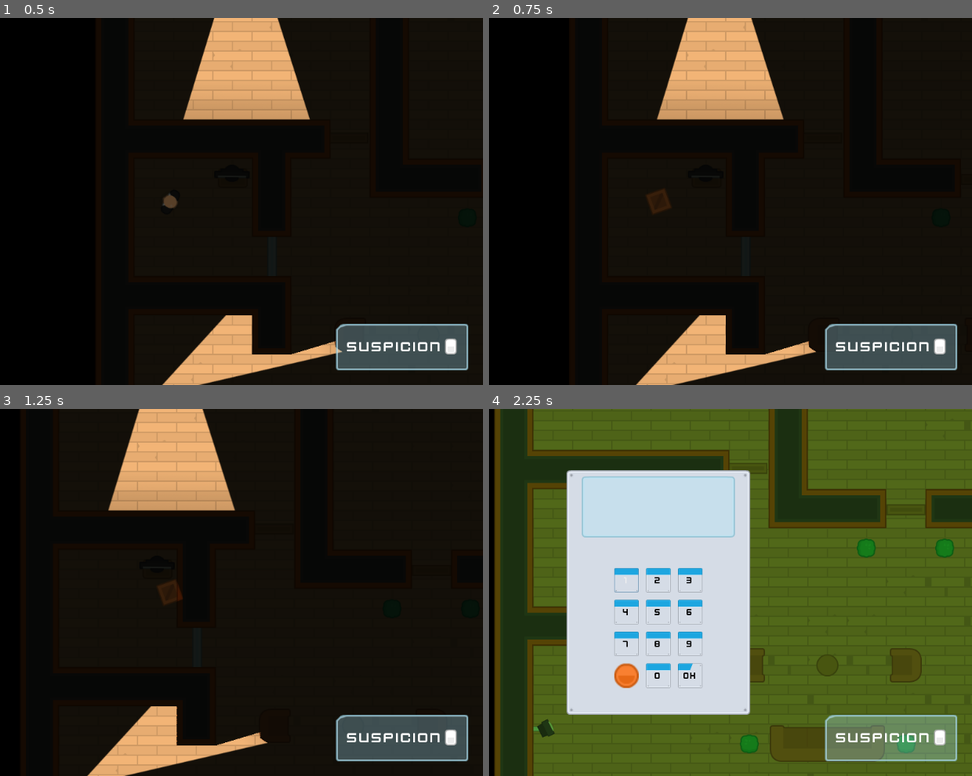
Above: before the commit, frames 1-4 (two rows, left to right).
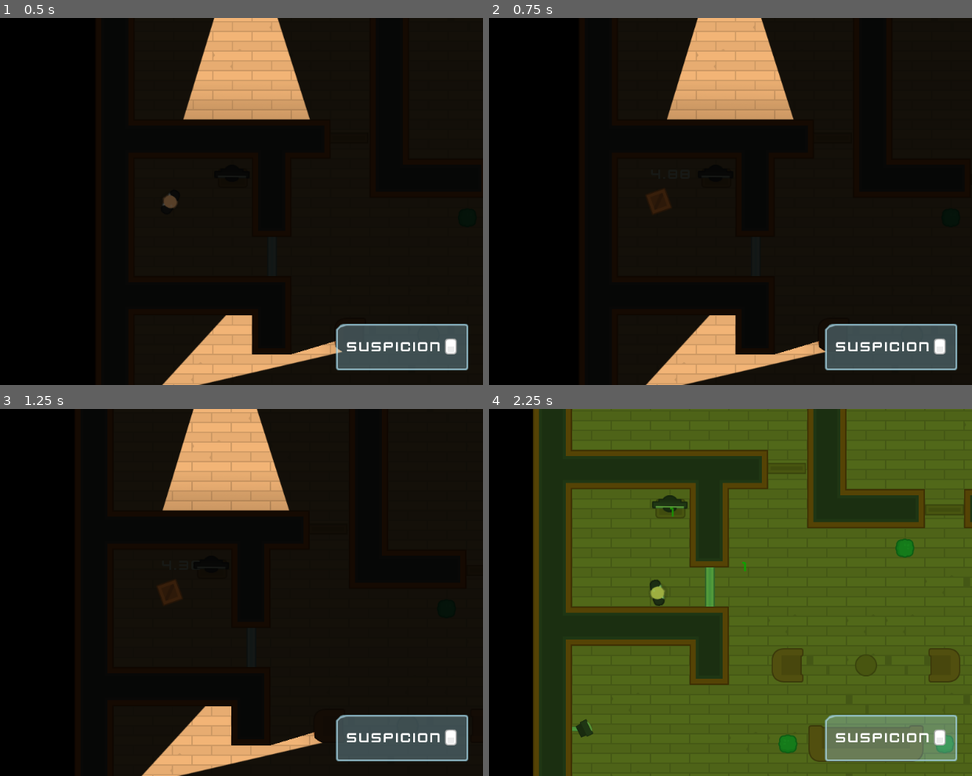
Above: after the commit, the same moments.

Repository: ColinJWright/HeistMeisters
Game: Godot game, scene res://Levels/Level1.tscn
The game is run twice, just before and just after one commit, with the same random seed, the same clock (stepped at 60 frames per second) and the same inputs.
Inputs (mouse positions are in pixels of both pictures, inside the frame that each line leads up to):
- Up to frame 1 (0.5 s): no input
- Up to frame 2 (0.75 s): tap Enter at 0.5 s; move the mouse to (836, 139) at 0.52 s; hold D (move_right) from 0.53 s (still down); tap E (toggle_disguise) at 0.6 s; click (836, 139) at 0.67 s
- Up to frame 3 (1.25 s): keep holding D (move_right)
- Up to frame 4 (2.25 s): move the mouse to (918, 570) at 1.27 s; release D (move_right) at 1.28 s; hold S (move_down) 1.28-2.03 s; tap E (toggle_disguise) at 1.35 s; click (918, 570) at 1.42 s; move the mouse to (682, 585) at 2.02 s; hold D (move_right) from 2.03 s (still down); tap Space (toggle_vision_mode) at 2.1 s; click (682, 585) at 2.17 s

Frame 1 is identical in both runs. In frame 2, 2.6% of the frame differs, in the area x 30-70%, y 0-100%; in frame 3, 11%; in frame 4, 49%, in the area x 1-100%, y 0-100%.
Error in both runs: Invalid get index '0' (on base: 'PoolVector2Array'). (res://Characters/NPCs/Guard.gd:23)

Commit message:
Lesson 68 complete

Diff:
--- a/Characters/Player.tscn
+++ b/Characters/Player.tscn
@@ -1,8 +1,9 @@
-[gd_scene load_steps=4 format=2]
+[gd_scene load_steps=5 format=2]
 
 [ext_resource path="res://Player.gd" type="Script" id=1]
 [ext_resource path="res://Characters/TemplateCharacter.tscn" type="PackedScene" id=2]
 [ext_resource path="res://GFX/PNG/Hitman 1/hitman1_stand.png" type="Texture" id=3]
+[ext_resource path="res://Interface/Theme.tres" type="Theme" id=4]
 
 [node name="Player" instance=ExtResource( 2 )]
 position = Vector2( 1.33867, 0.15749 )
@@ -21,3 +22,19 @@
 [node name="Light2D" type="Light2D" parent="." index="3"]
 texture = ExtResource( 3 )
 energy = 0.5
+
+[node name="Timer" type="Timer" parent="." index="4"]
+one_shot = true
+
+[node name="DisguiseLabel" type="Label" parent="." index="5"]
+margin_left = 8.10348
+margin_top = -58.1575
+margin_right = 76.1035
+margin_bottom = -31.1575
+theme = ExtResource( 4 )
+text = "0.00"
+__meta__ = {
+"_edit_group_": true,
+"_edit_use_anchors_": false
+}
+[connection signal="timeout" from="Timer" to="." method="reveal"]
--- a/Player.gd
+++ b/Player.gd
@@ -9,11 +9,23 @@
 const BOX_LIGHT = "res://GFX/PNG/Tiles/tile_130.png"
 const BOX_OCCLUDER = "res://Characters/BoxOccluder.tres"
 
+var velocity_multiplier = 1
+
 var disguised = false
+export var disguise_slowdown = 0.25
+export var disuise_duration = 5
+export var number_of_disguises = 3
+
+func _ready():
+	$Timer.wait_time = disuise_duration
+	reveal()
 
 func _physics_process(delta):
 	update_movement()
-	move_and_slide(motion)
+	move_and_slide(motion * velocity_multiplier)
+	if disguised:
+		$DisguiseLabel.text = str($Timer.time_left).pad_decimals(2)
+		$DisguiseLabel.rect_rotation = -rotation_degrees
 
 func update_movement():
 	look_at(get_global_mouse_position())
@@ -39,7 +51,7 @@
 func toggle_disguise():
 	if disguised:
 		reveal()
-	else:
+	elif number_of_disguises > 0:
 		disguise()
 
 
@@ -47,6 +59,9 @@
 	$Sprite.texture = load(PLAYER_SPRITE)
 	$Light2D.texture = load(PLAYER_LIGHT)
 	$LightOccluder2D.occluder = load(PLAYER_OCCLUDER)
+	$DisguiseLabel.hide()
+	velocity_multiplier = 1
+
 	disguised = false
 	collision_layer = 1
 
@@ -54,5 +69,11 @@
 	$Sprite.texture = load(BOX_SPRITE)
 	$Light2D.texture = load(BOX_LIGHT)
 	$LightOccluder2D.occluder = load(BOX_OCCLUDER)
+	$DisguiseLabel.show()
+
+	velocity_multiplier = disguise_slowdown
+	number_of_disguises -= 1
+
 	disguised = true
 	collision_layer = 16
+	$Timer.start()
